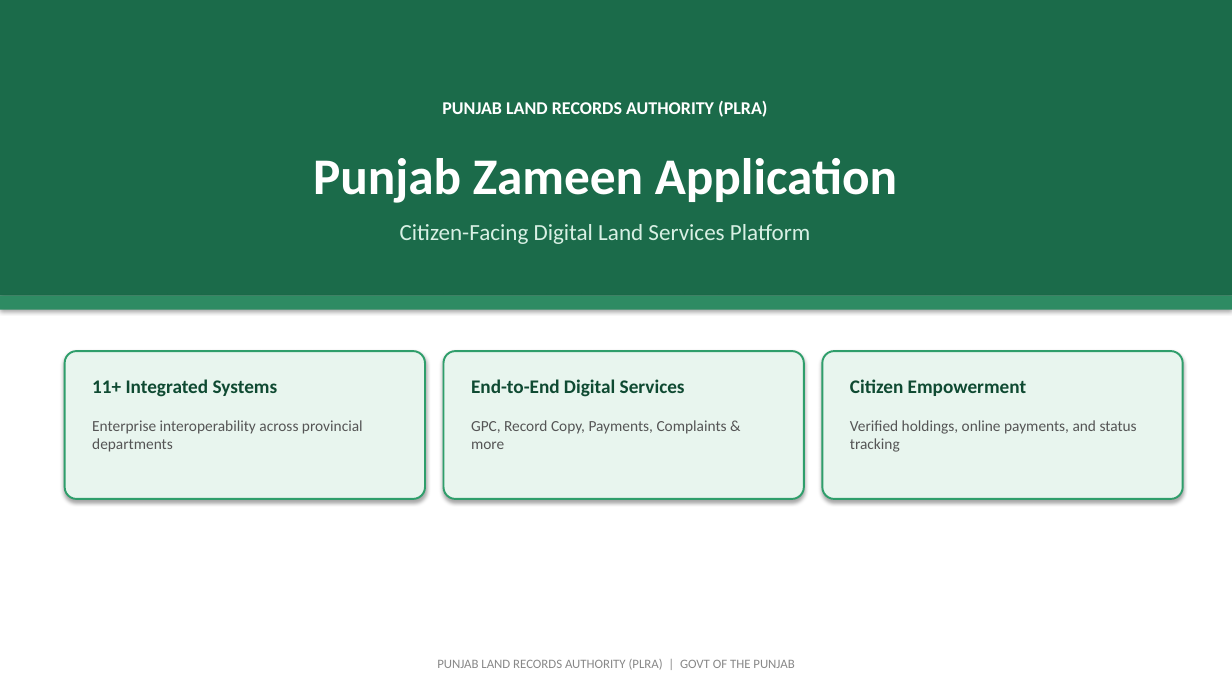
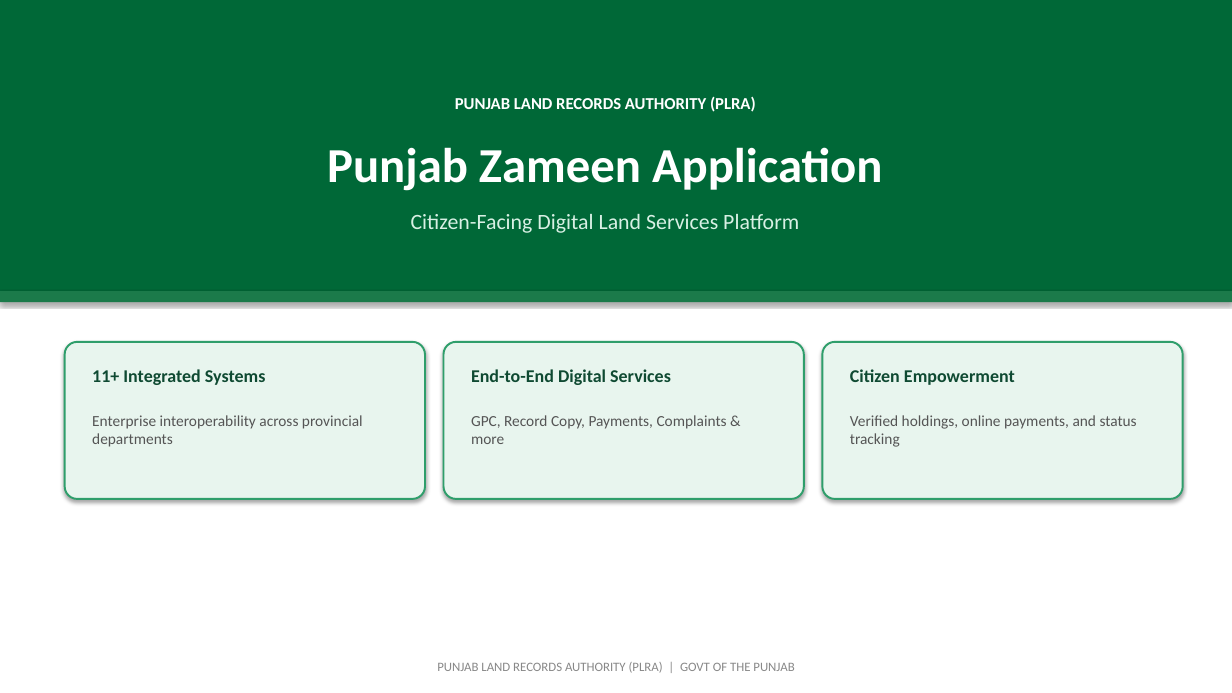
Before and after one commit to GulraizAhmed/GulraizAhmed, a slide deck: slide 1 of Punjab_Zameen_Application.pptx. Drawn at 1232x693 pixels with LibreOffice and Linux fonts; fonts in the diff are those of the drawing. Boxes give left, top, right and bottom in pixels: in the first picture for what was removed or moved away, otherwise in the second. Text is boxed around its words. In the diff, an @@ line names an element or a change of style, - is before the commit and + after.

```diff
--- a/Punjab_Zameen_Application.pptx
+++ b/Punjab_Zameen_Application.pptx
@@ rectangle resized from (x1=0, y1=0, x2=1232, y2=296) to (x1=0, y1=0, x2=1232, y2=291) @@
@@ rectangle at (x1=0, y1=0, x2=1232, y2=291): fill #1B6B4A to #006837 @@
@@ text "PUNJAB LAND RECORDS AUTHORITY (PLRA)" at (x1=455, y1=96, x2=756, y2=112): size 14 to 13 pt; more space between paragraphs @@
@@ text "Punjab Zameen Application" moved from (x1=313, y1=158, x2=897, y2=203) to (x1=327, y1=147, x2=883, y2=191) @@
@@ text "Punjab Zameen Application" at (x1=327, y1=147, x2=883, y2=191): size 40 to 38 pt; more space between paragraphs @@
@@ text "Citizen-Facing Digital Land Services Platform" moved from (x1=400, y1=224, x2=810, y2=244) to (x1=411, y1=214, x2=799, y2=233) @@
@@ text "Citizen-Facing Digital Land Services Platform" at (x1=411, y1=214, x2=799, y2=233): size 18 to 17 pt; more space between paragraphs @@
@@ rectangle moved from (x1=0, y1=296, x2=1232, y2=310) to (x1=0, y1=291, x2=1232, y2=302) @@
@@ rectangle at (x1=0, y1=291, x2=1232, y2=302): fill #2E8B63 to #1B7A4A @@
@@ rounded rectangle resized from (x1=65, y1=351, x2=425, y2=499) to (x1=65, y1=342, x2=425, y2=499) @@
@@ rounded rectangle resized from (x1=444, y1=351, x2=804, y2=499) to (x1=444, y1=342, x2=804, y2=499) @@
@@ rounded rectangle resized from (x1=823, y1=351, x2=1183, y2=499) to (x1=823, y1=342, x2=1183, y2=499) @@
@@ 3 texts moved together from (x1=92, y1=379, x2=1026, y2=397) to (x1=92, y1=369, x2=1015, y2=385) @@
@@ size 15 to 14 pt; more space between paragraphs in 3 elements at (x1=92, y1=369, x2=266, y2=385), (x1=471, y1=369, x2=671, y2=385), (x1=850, y1=369, x2=1015, y2=385) @@
@@ more space between paragraphs in 4 elements at (x1=437, y1=662, x2=794, y2=673), (x1=92, y1=415, x2=363, y2=447), (x1=471, y1=415, x2=727, y2=444), (x1=850, y1=415, x2=1137, y2=447) @@
```
Also in this commit, not shown: 16 other slides changed, 7 slides added, 7 slides removed, 2 other files.
